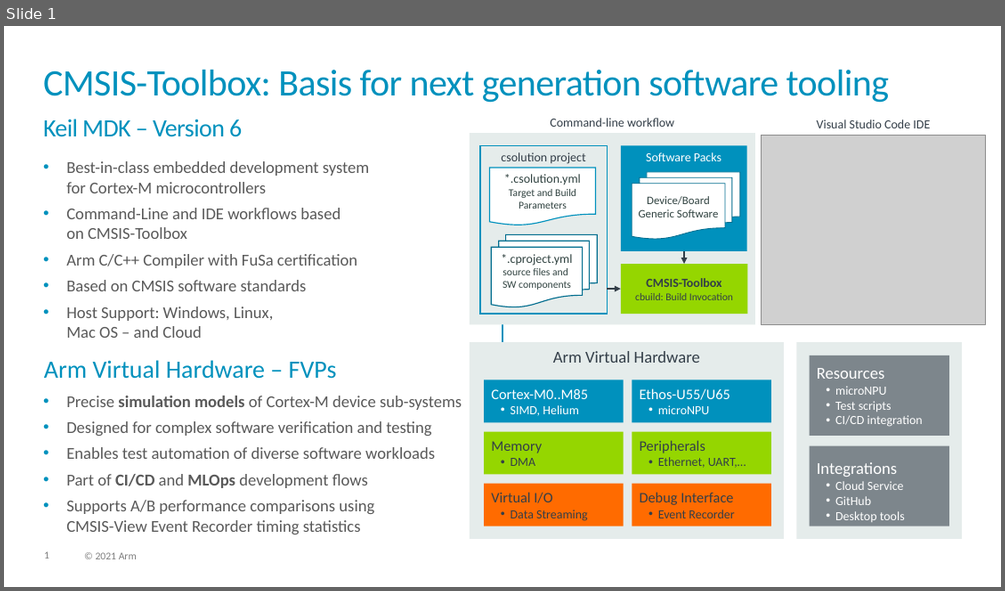
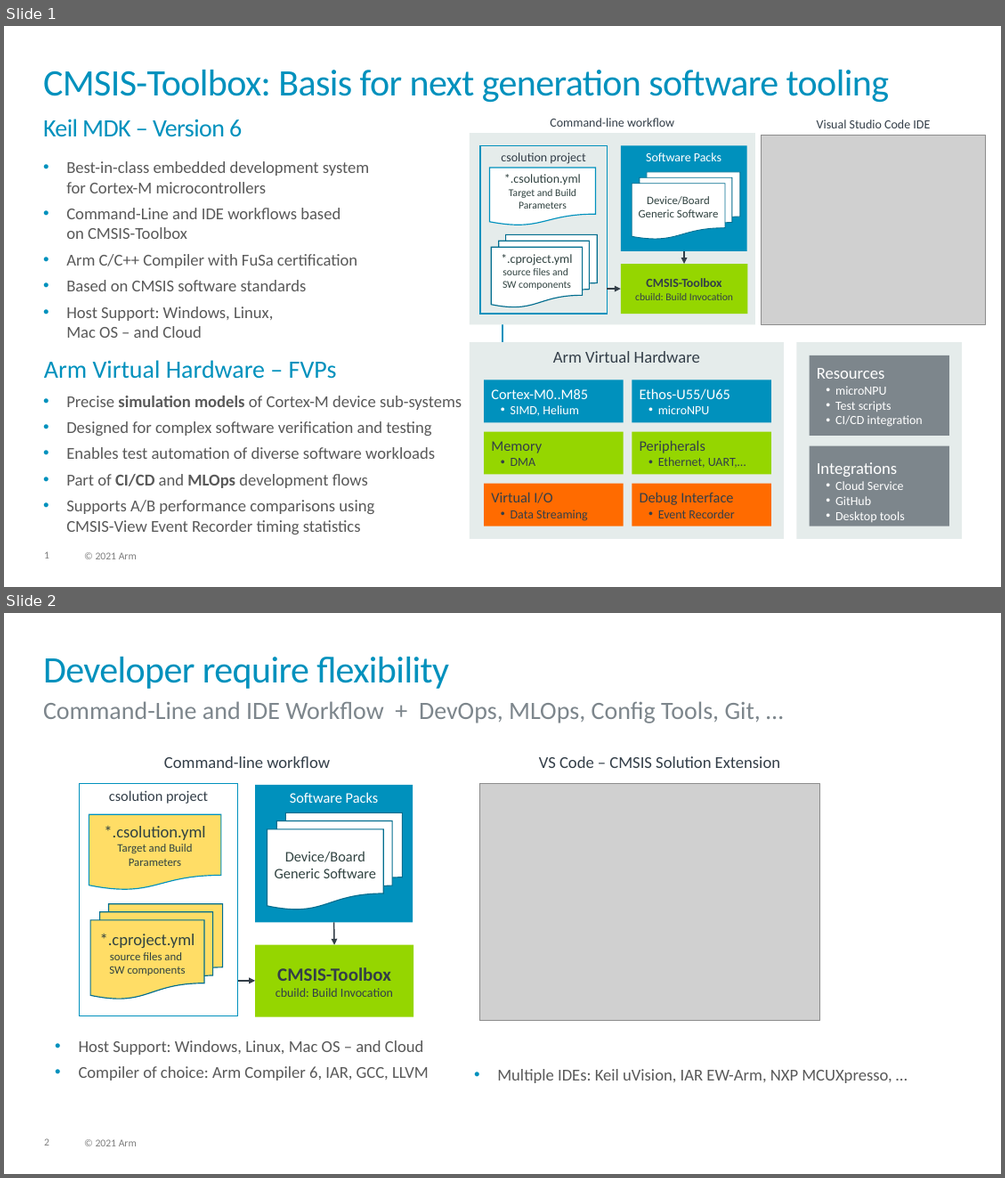
Before and after one commit to Open-CMSIS-Pack/cmsis-toolbox, a slide deck: docs/images/overview.pptx. Shown one above the other, each under a label of ours: slide 1 before the commit, slides 1 and 2 after it. The pictures are 1005x591 and 1005x1178 pixels, drawn with LibreOffice and Linux fonts; fonts in the diff are those of the drawing; grey boxes stand for pictures. Boxes give left, top, right and bottom in pixels: in the first picture for what was removed or moved away, otherwise in the second. Text is boxed around its words. In the diff, an @@ line names an element or a change of style, - is before the commit and + after.

```diff
--- a/docs/images/overview.pptx
+++ b/docs/images/overview.pptx
@@ slide 2 added at <box>4,613,1001,1174</box>, background #FFFFFF; not listed: 2 template elements that a slide beside it also shows @@
@@ title added at <box>43,657,449,689</box>, 36 pt, text #0091BD @@
+Developer require flexibility
@@ text added at <box>43,701,760,723</box>, 24 pt, text #7D868C @@
+Command-Line and IDE Workflow + DevOps, MLOps, Config Tools, Git, …
@@ text added at <box>164,756,330,768</box>, 16 pt, text #333E48 @@
+Command-line workflow
@@ text added at <box>539,756,780,768</box>, 16 pt, text #333E48 @@
+VS Code – CMSIS Solution Extension
@@ rectangle added at <box>80,784,238,1016</box>, outline #0091BD 1.25 pt, 14 pt, text #333E48 @@
+csolution project
@@ rectangle added at <box>255,785,413,923</box>, fill #0091BD, 14 pt, text #FFFFFF @@
+Software Packs
@@ picture added at <box>479,784,820,1021</box> @@
@@ flow chart document added at <box>89,814,222,890</box>, fill #FFDD66, outline #0091BD 1 pt, 11 pt, text #314341 @@
+*.csolution.yml
+Target and Build
+Parameters
@@ flow chart multidocument added at <box>267,812,403,909</box>, fill #FFFFFF, outline #006D8E 1 pt, 14 pt, text #314341 @@
+Device/Board
+Generic Software
@@ flow chart multidocument added at <box>90,904,223,999</box>, fill #FFDD66, outline #006D8E 1 pt, 11 pt, text #314341 @@
+*.cproject.yml
+source files and
+SW components
@@ arrow added from (334, 922) to (334, 945), #333E48 1.25 pt @@
@@ rectangle added at <box>255,945,413,1017</box>, fill #95D600, 12 pt, text #333E48 @@
+CMSIS-Toolbox
+cbuild: Build Invocation
@@ arrow added from (238, 981) to (255, 981), #333E48 1.25 pt @@
@@ text added at <box>79,1040,429,1080</box>, 16 pt, text #595959 @@
+• Host Support: Windows, Linux, Mac OS – and Cloud
+• Compiler of choice: Arm Compiler 6, IAR, GCC, LLVM
@@ text added at <box>497,1069,891,1083</box>, 16 pt, text #595959 @@
+• Multiple IDEs: Keil uVision, IAR EW-Arm, NXP MCUXpresso, …
```
Also in this commit, not shown: 3 other slides added, 4 other files.
